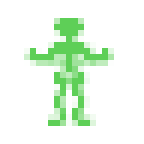
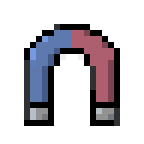
Layered file, before and after one edit (144x144). Changes by layer:
hid group "Skeleton" (1 layers) over [24, 18, 114, 126]
added group "Magnet" with 5 layers above "GizmoScale" over [24, 24, 120, 126]
added layer "Layer 28" in group "Magnet" over [24, 24, 120, 126]
added layer "Layer 27" in group "Magnet" over [24, 24, 120, 126]
added layer "FillGrays" in group "Magnet" over [30, 108, 114, 120]
added layer "FillRed" in group "Magnet" over [72, 36, 108, 102]
added layer "FillBlue" in group "Magnet" over [30, 30, 72, 102]
